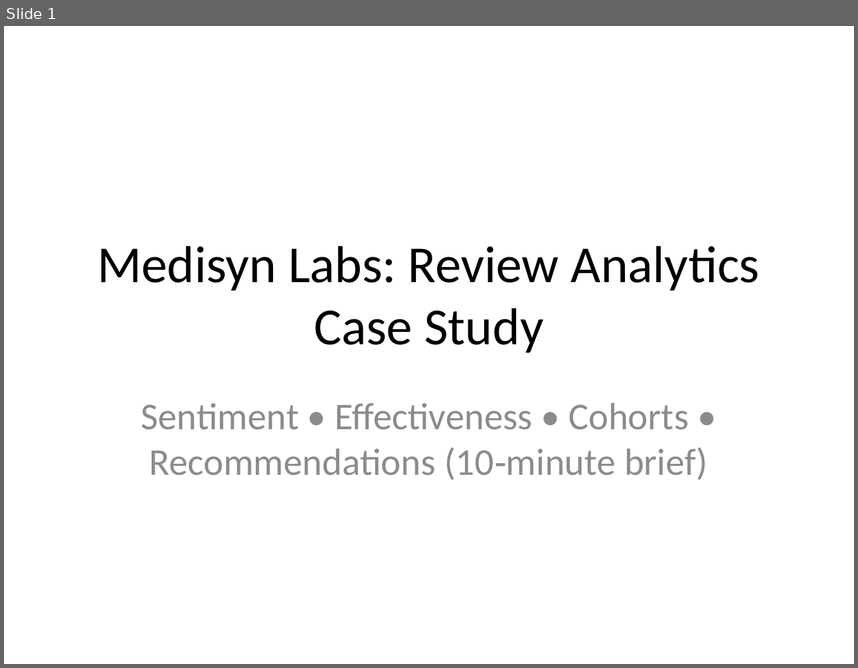
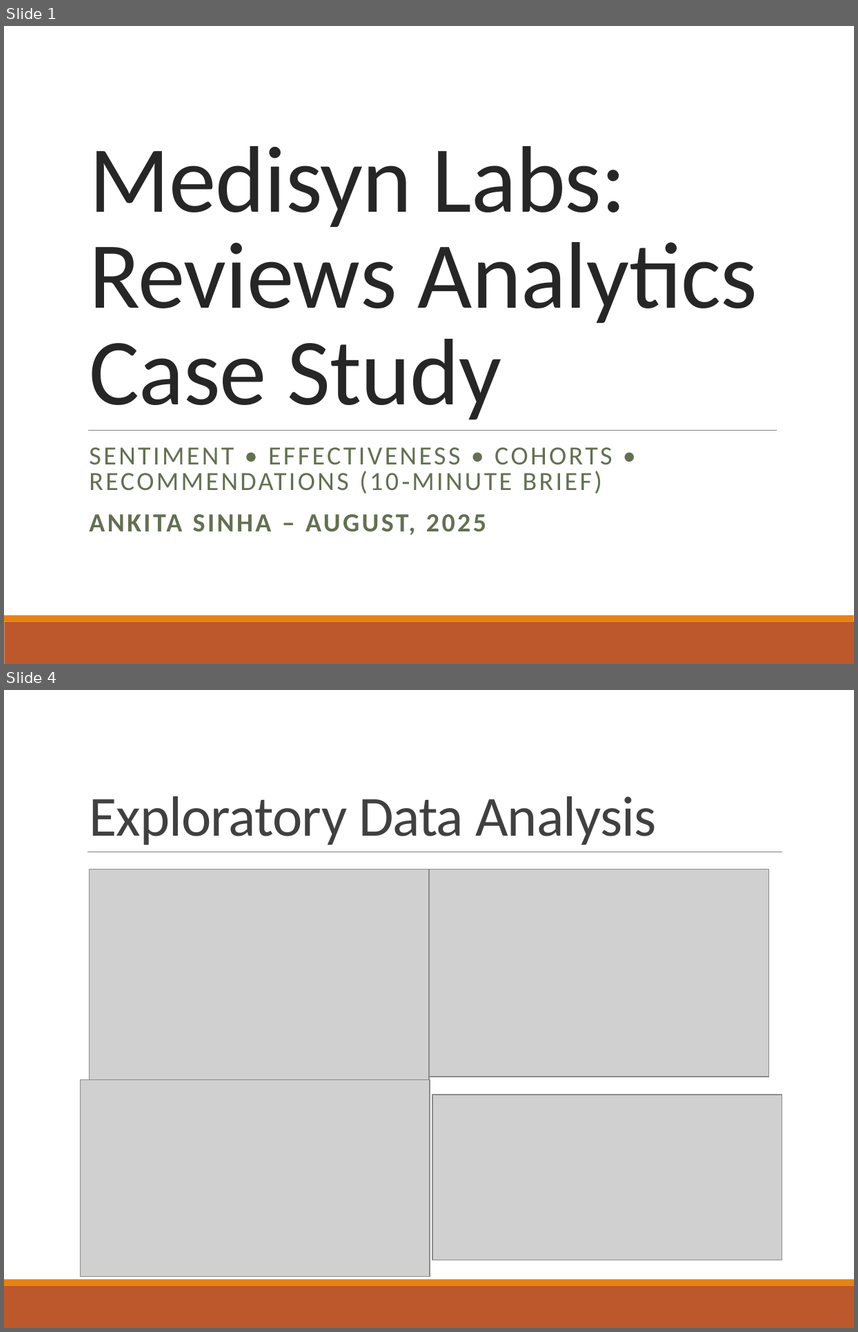
Before and after one commit to ankita-ai/MedisynLabsCaseStudy, a slide deck: Medisyn_Case_Study_4_Use_Cases.pptx. Shown one above the other, each under a label of ours: slide 1 before the commit, slides 1 and 4 after it; the slides between them are not shown. The pictures are 858x668 and 858x1332 pixels, drawn with LibreOffice and Linux fonts; fonts in the diff are those of the drawing; grey boxes stand for pictures. Boxes give left, top, right and bottom in pixels: in the first picture for what was removed or moved away, otherwise in the second. Text is boxed around its words. In the diff, an @@ line names an element or a change of style, - is before the commit and + after.

```diff
--- a/Medisyn_Case_Study_4_Use_Cases.pptx
+++ b/Medisyn_Case_Study_4_Use_Cases.pptx
@@ slide 4 added at [4,690,854,1328], background #FFFFFF; not listed: 2 template elements that a slide beside it also shows @@
@@ title added at [89,796,656,845], 48 pt, text #404040 @@
+Exploratory Data Analysis
@@ line added from (87, 851) to (782, 851), #808080 0.5 pt @@
@@ picture added at [89,869,429,1079] @@
@@ picture added at [429,869,769,1077] @@
@@ picture added at [81,1079,430,1276] @@
@@ picture added at [432,1094,782,1259] @@
@@ slide 1 changed as well @@
@@ title "Medisyn Labs: Reviews Analytics Case ..." at [89,146,758,419]: vertical alignment middle to bottom @@
@@ title at [89,146,758,419]: text changed; size 44 to 80 pt; text colour #000000 to #262626 @@
-Medisyn Labs: Review Analytics Case Study
+Medisyn Labs: Reviews Analytics Case Study
@@ line added from (88, 430) to (777, 430), #808080 0.5 pt @@
@@ subtitle at [89,447,612,535]: text changed; size 32 to 22.2 pt; text colour #8C8C8C to #637052 @@
-Sentiment • Effectiveness • Cohorts • Recommendations (10‑minute brief)
+SENTIMENT • EFFECTIVENESS • COHORTS • RECOMMENDATIONS (10‑MINUTE BRIEF)
+ANKITA SINHA – AUGUST, 2025
@@ rectangle added at [4,621,854,664], fill #BD582C @@
@@ rectangle added at [4,615,854,621], fill #E48312 @@
```
Also in this commit, not shown: 8 other slides changed, 6 other slides added, 1 slide removed.
